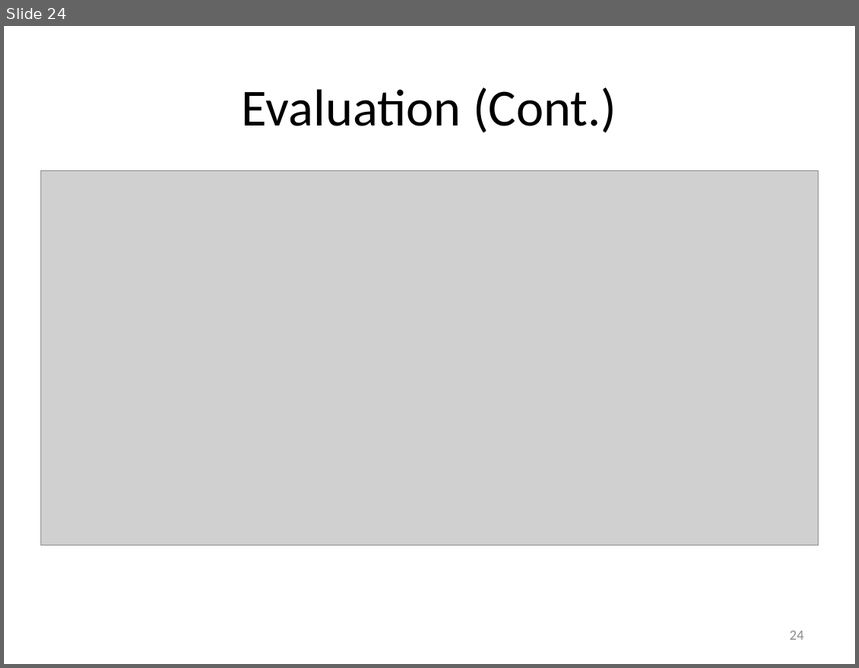
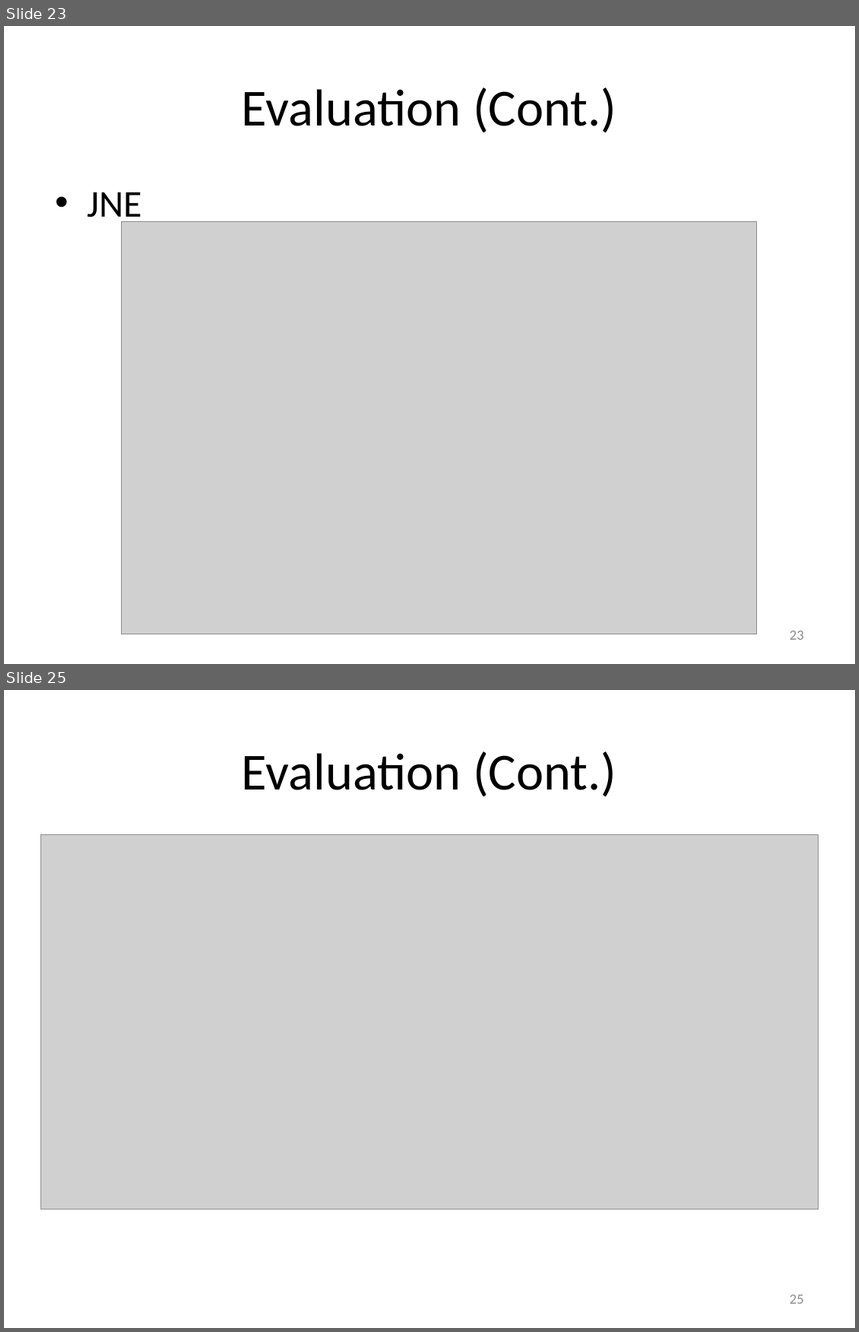
Before and after one commit to ChunChenLin/Paper_Reading, a slide deck: presentations/0317.pptx. Shown one above the other, each under a label of ours: slide 24 before the commit, slides 23 and 25 after it; the slides between them are not shown. The pictures are 859x668 and 859x1332 pixels, drawn with LibreOffice and Linux fonts; fonts in the diff are those of the drawing; grey boxes stand for pictures. Boxes give left, top, right and bottom in pixels: in the first picture for what was removed or moved away, otherwise in the second. Text is boxed around its words. In the diff, an @@ line names an element or a change of style, - is before the commit and + after.

```diff
--- a/presentations/0317.pptx
+++ b/presentations/0317.pptx
@@ slide 23 added at [4,26,855,664], background #FFFFFF @@
@@ title added at [242,88,617,133], 44 pt, text #000000 @@
+Evaluation (Cont.)
@@ text added at [87,192,142,226], 32 pt, text #000000 @@
+• JNE
@@ picture added at [122,222,757,635] @@
@@ page number added at [790,631,804,640], 12 pt, text #8C8C8C @@
+23
@@ what was slide 24 is now slide 25 @@
@@ page number at [790,1295,804,1304]: text changed @@
-24
+25
```
Also in this commit, not shown: 5 slides changed, 1 other slide added, 1 slide removed.
